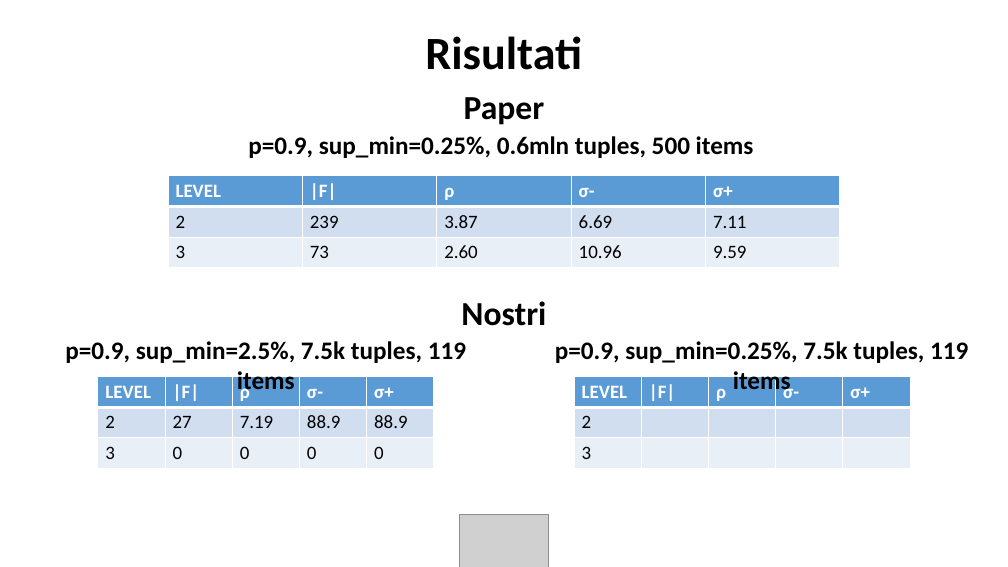
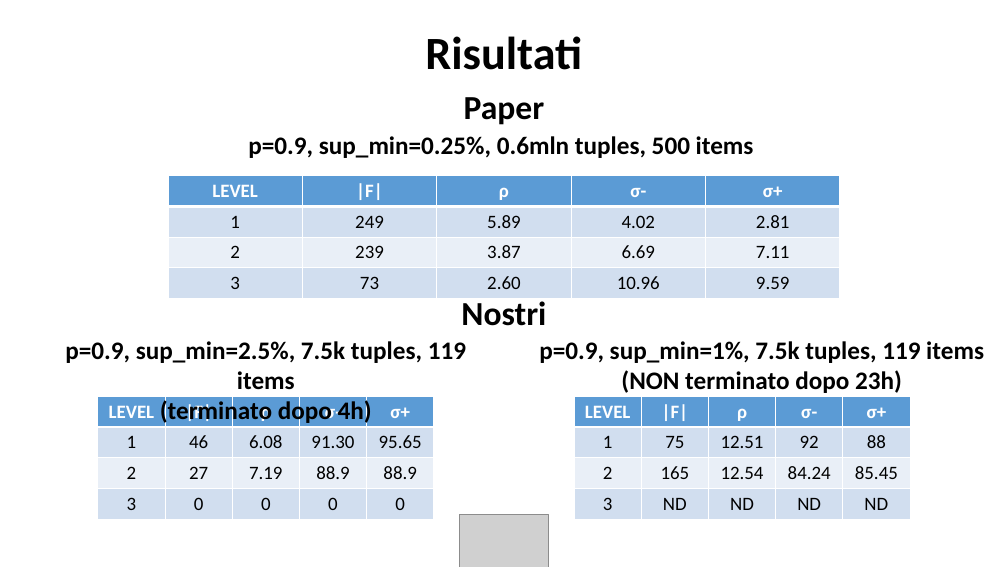
Before and after one commit to jf994/DataProtectionProject, a slide deck: slide 7 of docs/Presentazione.pptx. Drawn at 1008x567 pixels with LibreOffice and Linux fonts; fonts in the diff are those of the drawing; grey boxes stand for pictures; background and template pictures are left out. Boxes give left, top, right and bottom in pixels: in the first picture for what was removed or moved away, otherwise in the second. Text is boxed around its words. In the diff, an @@ line names an element or a change of style, - is before the commit and + after.

```diff
--- a/docs/Presentazione.pptx
+++ b/docs/Presentazione.pptx
@@ table at (168, 175, 841, 298) @@
+row 2: 1 | 249 | 5.89 | 4.02 | 2.81
@@ text at (539, 341, 984, 393): text changed @@
-p=0.9, sup_min=0.25%, 7.5k tuples, 119 items
+p=0.9, sup_min=1%, 7.5k tuples, 119 items
+(NON terminato dopo 23h)
@@ table at (98, 396, 434, 519) @@
+row 2: 1 | 46 | 6.08 | 91.30 | 95.65
@@ table: place and size @@
-table at (98, 377, 434, 469)
+table at (98, 396, 434, 519)
@@ text at (160, 399, 372, 426): paragraph added @@
+(terminato dopo 4h)
@@ table at (574, 396, 910, 519) @@
-row 2: 2 |  |  |  | 
-row 3: 3 |  |  |  | 
+row 2: 1 | 75 | 12.51 | 92 | 88
+row 3: 2 | 165 | 12.54 | 84.24 | 85.45
+row 4: 3 | ND | ND | ND | ND
@@ table: place and size @@
-table at (574, 377, 910, 469)
+table at (574, 396, 910, 519)
```
Also in this commit, not shown: 1 other file.
